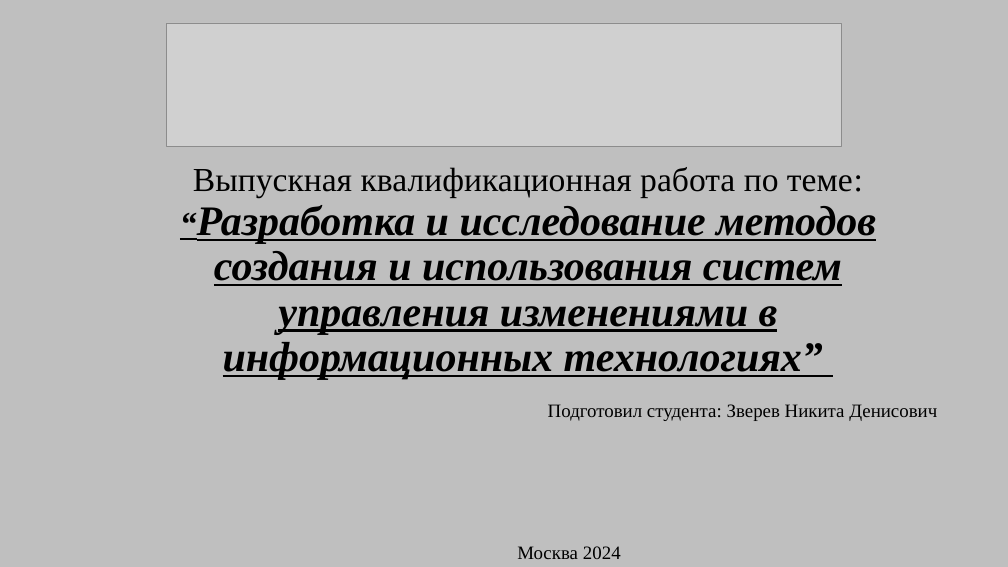
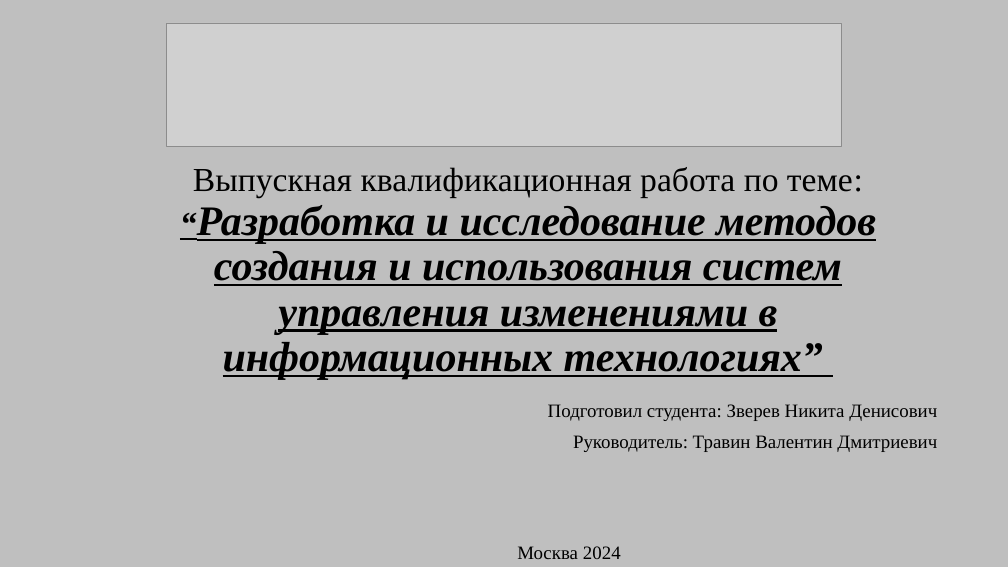
Before and after one commit to ZverevNikita/version_control_system, a slide deck: slide 1 of Дипломная работа (Зверев Н.Д.).pptx. Drawn at 1008x567 pixels with LibreOffice and Linux fonts; fonts in the diff are those of the drawing; grey boxes stand for pictures. Boxes give left, top, right and bottom in pixels: in the first picture for what was removed or moved away, otherwise in the second. Text is boxed around its words. In the diff, an @@ line names an element or a change of style, - is before the commit and + after.

Commit message:
Презентация дипломной работы
Презентация дипломной работы на тему «Разработка и исследование методов создания и использования систем управления изменениями в информационных технологиях»

```diff
--- a/Дипломная работа (Зверев Н.Д.).pptx
+++ b/Дипломная работа (Зверев Н.Д.).pptx
@@ subtitle at [573, 435, 937, 452]: paragraph added @@
+Руководитель: Травин Валентин Дмитриевич
```
